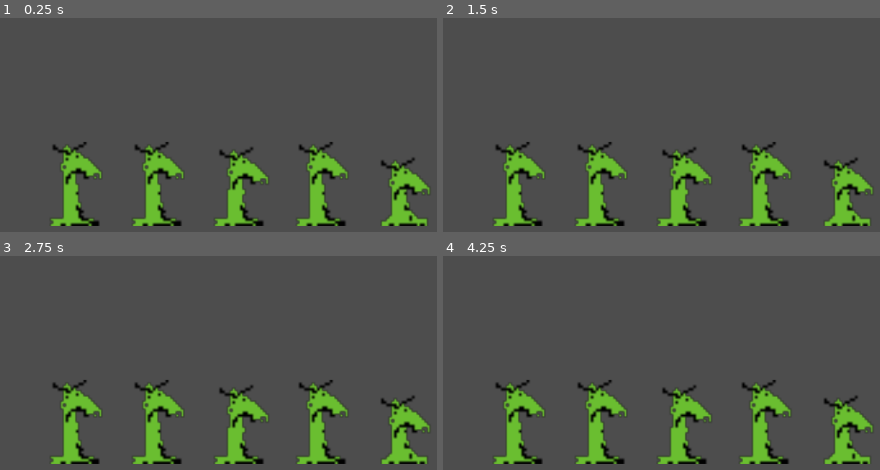
Above: before the commit, frames 1-4 (two rows, left to right).
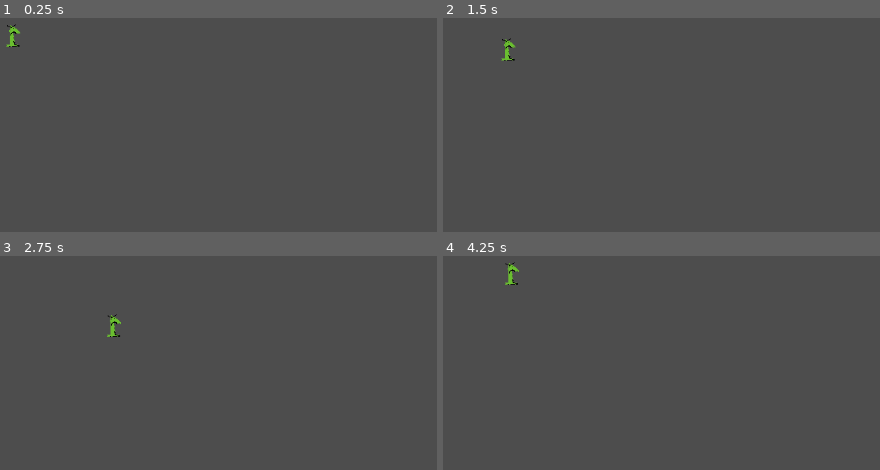
Above: after the commit, the same moments.

Repository: armando013005/demogame
Game: Godot game, scene res://main_scene.tscn
The game is run twice, just before and just after one commit, with the same random seed, the same clock (stepped at 60 frames per second) and the same inputs. Before the commit the project starts from res://node_2d.tscn.
Inputs:
- Up to frame 1 (0.25 s): no input
- Up to frame 2 (1.5 s): tap Enter at 0.5 s; hold Right (move_right, bound only after the commit) 0.53-1.28 s; hold Down (move_back, bound only after the commit) from 1.28 s (still down)
- Up to frame 3 (2.75 s): release Down (move_back, bound only after the commit) at 2.03 s; hold Right (move_right, bound only after the commit) from 2.03 s (still down)
- Up to frame 4 (4.25 s): release Right (move_right, bound only after the commit) at 2.78 s; hold Up (move_forward, bound only after the commit) 2.78-3.53 s; hold Left (move_left, bound only after the commit) from 3.53 s (still down)

The runs differ from the first frame. In frame 1, 10% of the frame differs, in the area x 1-99%, y 2-98%; in frame 2, 10%; in frame 3, 10%, in the area x 11-99%, y 27-98%; in frame 4, 10%.

Commit message:
added animations and character movement

Diff:
--- /dev/null
+++ b/main_scene.tscn
@@ -0,0 +1,17 @@
+[gd_scene load_steps=4 format=3 uid="uid://bcdpiv3siqyj4"]
+
+[ext_resource type="Script" path="res://source/player.gd" id="1_btceq"]
+[ext_resource type="PackedScene" uid="uid://b1od0bl7yk277" path="res://one_character.tscn" id="2_xorcf"]
+
+[sub_resource type="CapsuleShape2D" id="CapsuleShape2D_qx84v"]
+radius = 6.0
+
+[node name="CharacterBody2D" type="CharacterBody2D"]
+position = Vector2(127, 69)
+script = ExtResource("1_btceq")
+
+[node name="OneCharacter" parent="." instance=ExtResource("2_xorcf")]
+
+[node name="CollisionShape2D" type="CollisionShape2D" parent="."]
+position = Vector2(1, 0)
+shape = SubResource("CapsuleShape2D_qx84v")
--- a/node_2d.tscn
+++ /dev/null
@@ -1,13 +0,0 @@
-[gd_scene load_steps=2 format=3 uid="uid://bcdpiv3siqyj4"]
-
-[ext_resource type="Texture2D" uid="uid://3td8ny2ym2hs" path="res://art/onecharacter.png" id="1_ailj3"]
-
-[node name="Node2D" type="Node2D"]
-
-[node name="Camera2D" type="Camera2D" parent="."]
-position = Vector2(4, -1)
-
-[node name="Onecharacter" type="Sprite2D" parent="."]
-position = Vector2(-119.5, -44.5)
-scale = Vector2(3.69375, 3.78125)
-texture = ExtResource("1_ailj3")
--- /dev/null
+++ b/one_character.gd
@@ -0,0 +1,4 @@
+extends Node2D
+
+func play_walk_animation():
+	$Player.play("walk")
--- /dev/null
+++ b/one_character.tscn
@@ -0,0 +1,42 @@
+[gd_scene load_steps=5 format=3 uid="uid://b1od0bl7yk277"]
+
+[ext_resource type="Texture2D" uid="uid://3td8ny2ym2hs" path="res://art/onecharacter.png" id="1_4d23r"]
+[ext_resource type="Script" path="res://one_character.gd" id="1_ocfh2"]
+
+[sub_resource type="Animation" id="Animation_nvlk4"]
+resource_name = "walk"
+tracks/0/type = "value"
+tracks/0/imported = false
+tracks/0/enabled = true
+tracks/0/path = NodePath("Sprite2D:frame")
+tracks/0/interp = 1
+tracks/0/loop_wrap = true
+tracks/0/keys = {
+"times": PackedFloat32Array(0, 0.133333, 0.266667, 0.4, 0.533333, 0.666667),
+"transitions": PackedFloat32Array(1, 1, 1, 1, 1, 1),
+"update": 1,
+"values": [0, 1, 2, 3, 4, 0]
+}
+
+[sub_resource type="AnimationLibrary" id="AnimationLibrary_13wvv"]
+_data = {
+"walk": SubResource("Animation_nvlk4")
+}
+
+[node name="OneCharacter" type="Node2D"]
+position = Vector2(2, -2)
+script = ExtResource("1_ocfh2")
+
+[node name="Sprite2D" type="Sprite2D" parent="."]
+texture_filter = 1
+texture_repeat = 1
+position = Vector2(-0.5, 0)
+scale = Vector2(0.96875, 1)
+texture = ExtResource("1_4d23r")
+hframes = 5
+
+[node name="Player" type="AnimationPlayer" parent="."]
+libraries = {
+"": SubResource("AnimationLibrary_13wvv")
+}
+autoplay = "walk"
--- a/project.godot
+++ b/project.godot
@@ -11,7 +11,7 @@
 [application]
 
 config/name="demoCS"
-run/main_scene="res://node_2d.tscn"
+run/main_scene="res://main_scene.tscn"
 config/features=PackedStringArray("4.3", "GL Compatibility")
 config/icon="res://icon.svg"
 
@@ -41,6 +41,39 @@
 "roughness/src_normal": ""
 }
 
+[input]
+
+move_left={
+"deadzone": 0.5,
+"events": [Object(InputEventJoypadMotion,"resource_local_to_scene":false,"resource_name":"","device":-1,"axis":2,"axis_value":-1.0,"script":null)
+, Object(InputEventKey,"resource_local_to_scene":false,"resource_name":"","device":-1,"window_id":0,"alt_pressed":false,"shift_pressed":false,"ctrl_pressed":false,"meta_pressed":false,"pressed":false,"keycode":0,"physical_keycode":4194319,"key_label":0,"unicode":0,"location":0,"echo":false,"script":null)
+]
+}
+move_right={
+"deadzone": 0.5,
+"events": [Object(InputEventJoypadMotion,"resource_local_to_scene":false,"resource_name":"","device":-1,"axis":2,"axis_value":1.0,"script":null)
+, Object(InputEventKey,"resource_local_to_scene":false,"resource_name":"","device":-1,"window_id":0,"alt_pressed":false,"shift_pressed":false,"ctrl_pressed":false,"meta_pressed":false,"pressed":false,"keycode":0,"physical_keycode":4194321,"key_label":0,"unicode":0,"location":0,"echo":false,"script":null)
+]
+}
+move_forward={
+"deadzone": 0.5,
+"events": [Object(InputEventJoypadMotion,"resource_local_to_scene":false,"resource_name":"","device":-1,"axis":3,"axis_value":-1.0,"script":null)
+, Object(InputEventKey,"resource_local_to_scene":false,"resource_name":"","device":-1,"window_id":0,"alt_pressed":false,"shift_pressed":false,"ctrl_pressed":false,"meta_pressed":false,"pressed":false,"keycode":0,"physical_keycode":4194320,"key_label":0,"unicode":0,"location":0,"echo":false,"script":null)
+]
+}
+move_back={
+"deadzone": 0.5,
+"events": [Object(InputEventJoypadMotion,"resource_local_to_scene":false,"resource_name":"","device":-1,"axis":3,"axis_value":1.0,"script":null)
+, Object(InputEventKey,"resource_local_to_scene":false,"resource_name":"","device":-1,"window_id":0,"alt_pressed":false,"shift_pressed":false,"ctrl_pressed":false,"meta_pressed":false,"pressed":false,"keycode":0,"physical_keycode":4194322,"key_label":0,"unicode":0,"location":0,"echo":false,"script":null)
+]
+}
+shoot={
+"deadzone": 0.5,
+"events": [Object(InputEventJoypadMotion,"resource_local_to_scene":false,"resource_name":"","device":-1,"axis":5,"axis_value":1.0,"script":null)
+, Object(InputEventJoypadButton,"resource_local_to_scene":false,"resource_name":"","device":-1,"button_index":10,"pressure":0.0,"pressed":true,"script":null)
+]
+}
+
 [rendering]
 
 renderer/rendering_method="gl_compatibility"
--- /dev/null
+++ b/source/player.gd
@@ -0,0 +1,9 @@
+extends CharacterBody2D
+const vel = 100;
+
+func _physics_process(delta: float) -> void:
+	var direction = Input.get_vector("move_left", "move_right", "move_forward", "move_back")
+	velocity = direction * vel
+	move_and_slide()
+
+	get_node("OneCharacter").play_walk_animation()
